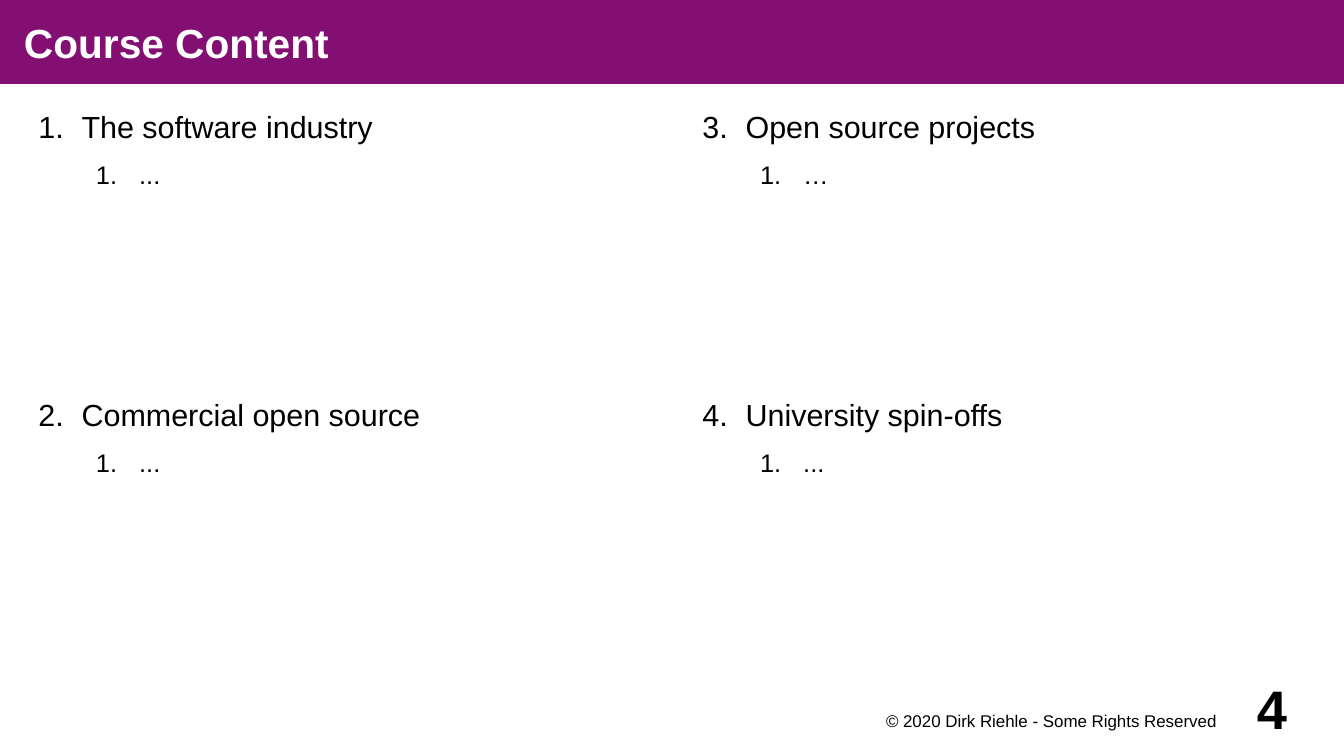
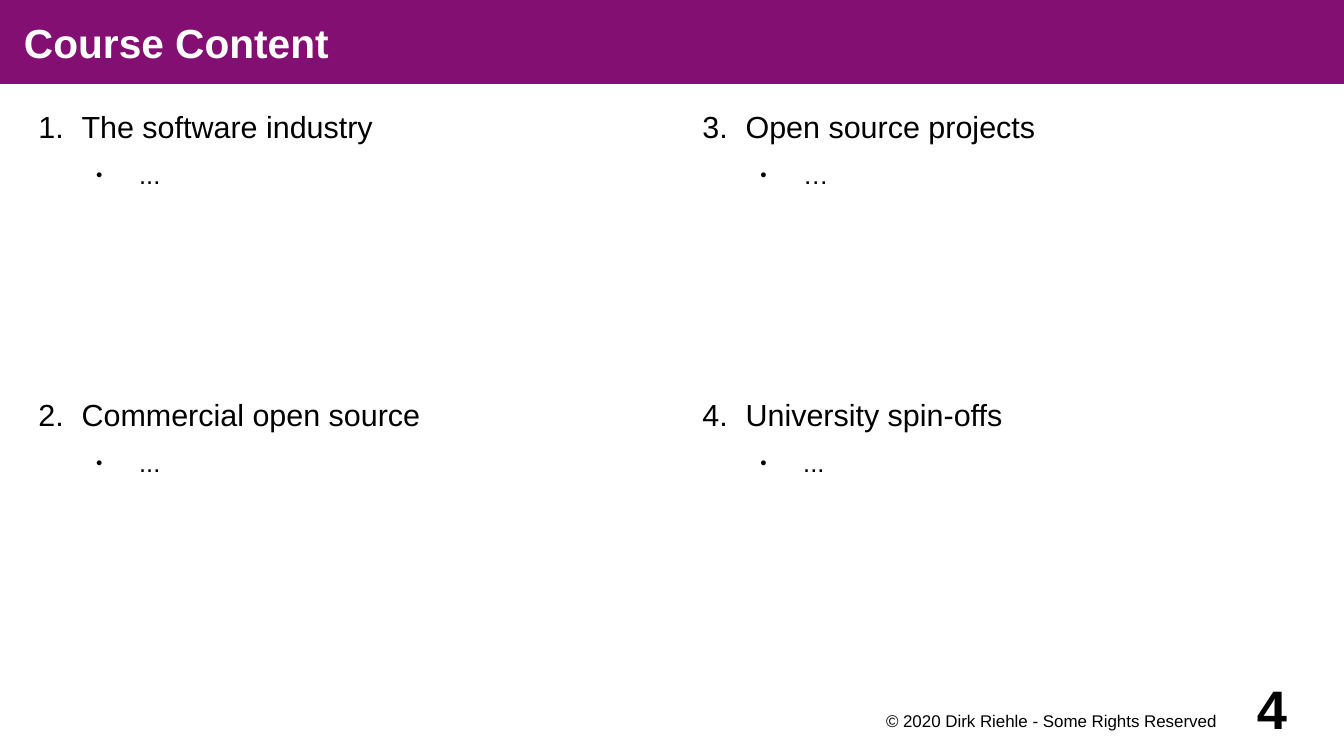
Before and after one commit to dirkriehle/coss-course, a slide deck: slide 4 of Lecture slides/A01 - Course Introduction.odp. Drawn at 1344x756 pixels with LibreOffice and Linux fonts; fonts in the diff are those of the drawing. Boxes give left, top, right and bottom in pixels: in the first picture for what was removed or moved away, otherwise in the second. Text is boxed around its words. In the diff, an @@ line names an element or a change of style, - is before the commit and + after.

```diff
--- a/Lecture slides/A01 - Course Introduction.odp
+++ b/Lecture slides/A01 - Course Introduction.odp
@@ bullet 1. to ● in 4 elements at (82, 116, 373, 144), (746, 116, 1035, 144), (82, 404, 420, 432), (746, 404, 1003, 432) @@
```
Also in this commit, not shown: 2 other files.
